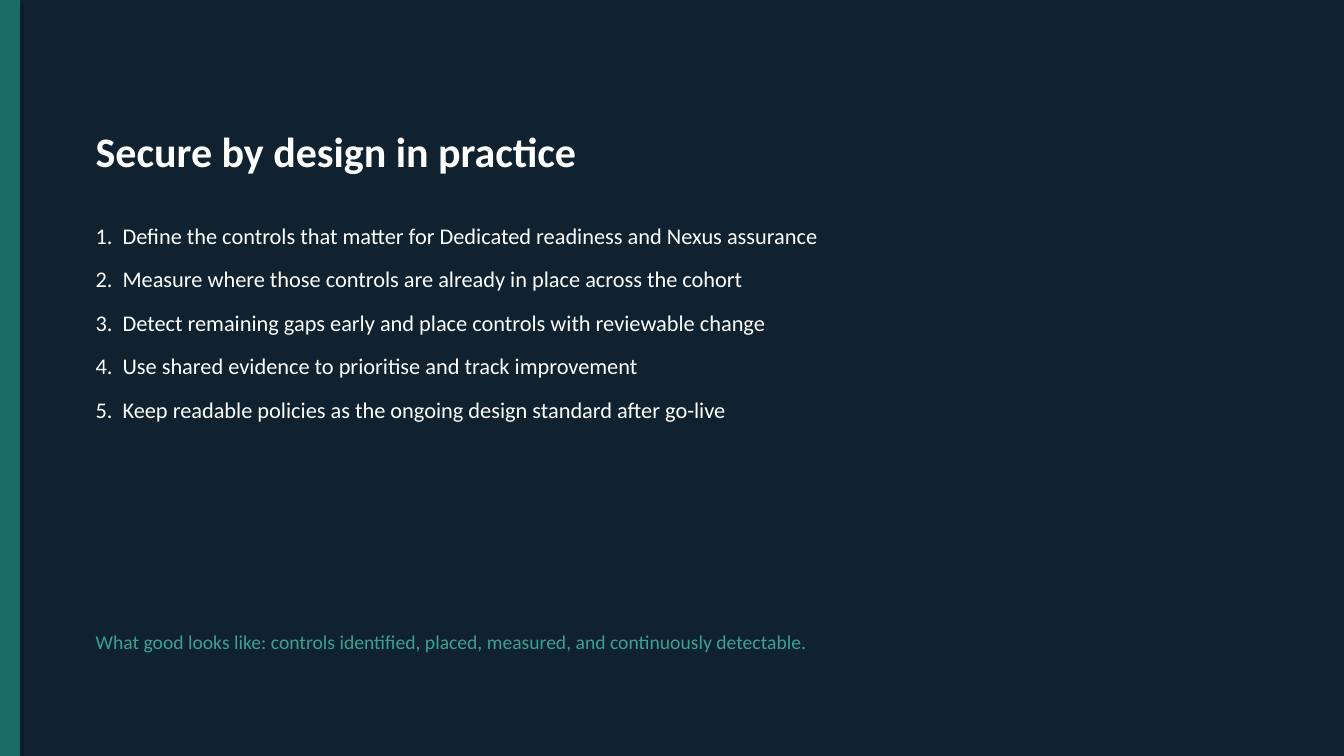
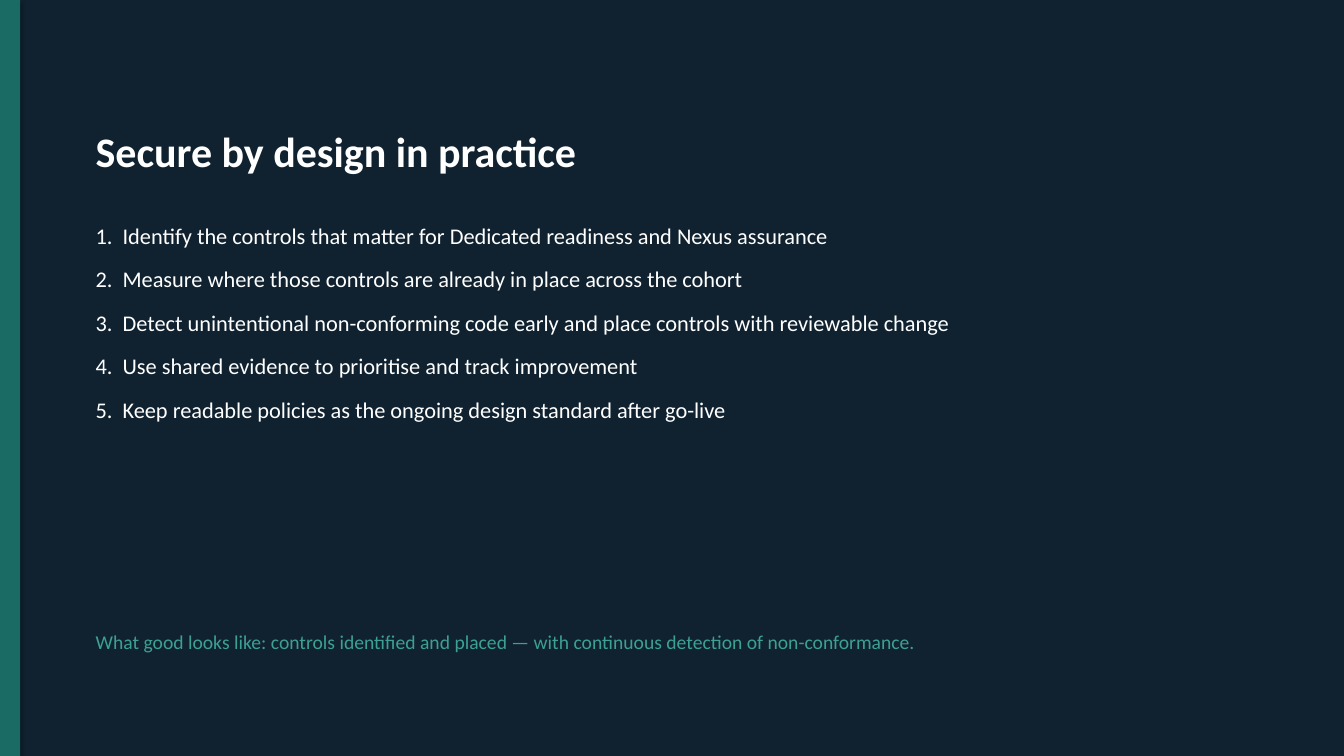
Before and after one commit to MaturityBuilder/gitlab-compliance, a slide deck: slide 12 of docs/presentations/gitlab-compliance-stakeholder-briefing.pptx. Drawn at 1344x756 pixels with LibreOffice and Linux fonts; fonts in the diff are those of the drawing. Boxes give left, top, right and bottom in pixels: in the first picture for what was removed or moved away, otherwise in the second. Text is boxed around its words. In the diff, an @@ line names an element or a change of style, - is before the commit and + after.

```diff
--- a/docs/presentations/gitlab-compliance-stakeholder-briefing.pptx
+++ b/docs/presentations/gitlab-compliance-stakeholder-briefing.pptx
@@ text at (96,228,827,248): text changed @@
-1. Define the controls that matter for Dedicated readiness and Nexus assurance
+1. Identify the controls that matter for Dedicated readiness and Nexus assurance
@@ text at (96,315,949,335): text changed @@
-3. Detect remaining gaps early and place controls with reviewable change
+3. Detect unintentional non-conforming code early and place controls with reviewable change
@@ text at (96,635,915,653): text changed @@
-What good looks like: controls identified, placed, measured, and continuously detectable.
+What good looks like: controls identified and placed — with continuous detection of non-conformance.
```
Also in this commit, not shown: 10 other slides changed, 2 other files.
